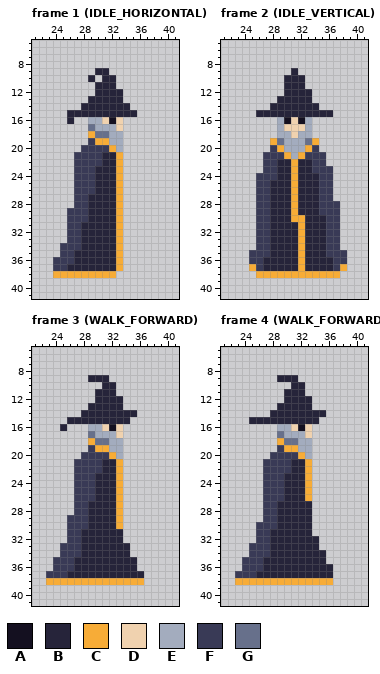
Two versions of one pixel-art file, Orbsmash/ContentSource/Characters/Wizard.aseprite. The picture above was drawn from the file before the commit.
64x48 pixels, 148 frames. Shown: frame 1 (IDLE_HORIZONTAL): x 21..41, y 5..41; frame 2 (IDLE_VERTICAL): x 21..41, y 5..41; frame 3 (WALK_FORWARD): x 21..41, y 5..41; frame 4 (WALK_FORWARD): x 21..41, y 5..41. The commit also changed other frames, which this record leaves out.
Visible layers, top first: "attack", "head", "robe".
Palette (. is transparent): A #141020  B #26243a  C #f7ac37  D #f0d2af  E #a3acbe  F #393a56  G #67708b
Pixels before, frame 1 (IDLE_HORIZONTAL), first column x 24:
 9 ......BB....
10 .....B.BB...
11 ......BBB...
12 ......BBBB..
13 .....BBBBB..
14 ....BBBBBBB.
15 ..BBBBBBBBBB
16 ..B..EEDAD..
17 .....GEEED..
18 .....CGGEE..
19 .....FCCEE..
20 ....FFFFCE..
21 ...FFFFBBC..
22 ...FFFFBBC..
23 ...FFFBBBC..
24 ...FFFBBBC..
25 ...FFFBBBC..
26 ...FFFBBBC..
27 ...FFBBBBC..
28 ...FFBBBBC..
29 ..FFFBBBBC..
30 ..FFFBBBBC..
31 ..FFBBBBBC..
32 ..FFBBBBBC..
33 ..FFBBBBBC..
34 .FFFBBBBBC..
35 .FFBBBBBBC..
36 FFFBBBBBBC..
37 FFBBBBBBBC..
38 CCCCCCCCC...
Pixels before, frame 2 (IDLE_VERTICAL), first column x 25:
 9 ......B.......
10 .....BBB......
11 .....BBB......
12 .....BBBB.....
13 ....BBBBB.....
14 ...BBBBBBB....
15 .BBBBBBBBBBB..
16 ....EADAE.....
17 ....EDDDE.....
18 ....EEDEE.....
19 ...CGEEEGC....
20 ...FCEEECF....
21 ..FFFCECFFF...
22 ..FFBBCBBFF...
23 ..FFBBCBBFFF..
24 .FFFBBCBBBFF..
25 .FFBBBCBBBFF..
26 .FFBBBCBBBFF..
27 .FFBBBCBBBFF..
28 .FFBBBCBBBFFF.
29 .FFBBBCBBBFFF.
30 .FFBBBCCBBBFF.
31 .FFBBBBCBBBFF.
32 .FFBBBBCBBBFF.
33 .FFBBBBCBBBFF.
34 .FFBBBBCBBBFF.
35 FFFBBBBCBBBFFF
36 FFBBBBBCBBBBFF
37 CFBBBBBCBBBBFC
38 .CCCCCCCCCCCC.
Pixels before, frame 3 (WALK_FORWARD), first column x 23:
 9 ......BBB.....
10 ........BB....
11 .......BBB....
12 .......BBBB...
13 ......BBBBB...
14 .....BBBBBBBB.
15 ...BBBBBBBBB..
16 ..B...EEDAD...
17 ......GEEED...
18 ......CGGEE...
19 ......FCCEE...
20 .....FFFFCE...
21 ....FFFFBBC...
22 ....FFFFBBC...
23 ....FFFBBBC...
24 ....FFFBBBC...
25 ....FFFBBBC...
26 ....FFFBBBC...
27 ....FFBBBBC...
28 ....FFBBBBC...
29 ...FFFBBBBC...
30 ...FFFBBBBC...
31 ...FFBBBBBB...
32 ...FFBBBBBB...
33 ..FFFBBBBBBB..
34 ..FFFBBBBBBB..
35 .FFFBBBBBBBBB.
36 .FFFBBBBBBBBB.
37 FFFBBBBBBBBBBB
38 CCCCCCCCCCCCCC
Pixels before, frame 4 (WALK_FORWARD), first column x 23:
 9 ......BBB.....
10 ........BB....
11 .......BBB....
12 .......BBBB...
13 ......BBBBB...
14 .....BBBBBBBB.
15 ..BBBBBBBBBB..
16 ......EEDAD...
17 ......GEEED...
18 ......CGGEE...
19 ......FCCEE...
20 .....FFFFCE...
21 ....FFFFBBC...
22 ....FFFFBBC...
23 ....FFFBBBC...
24 ....FFFBBBC...
25 ....FFFBBBC...
26 ....FFFBBBC...
27 ....FFBBBBB...
28 ....FFBBBBB...
29 ....FFBBBBB...
30 ...FFFBBBBB...
31 ...FFBBBBBB...
32 ...FFBBBBBBB..
33 ..FFFBBBBBBB..
34 ..FFFBBBBBBBB.
35 .FFFBBBBBBBBB.
36 .FFFBBBBBBBBBB
37 FFFBBBBBBBBBBB
38 CCCCCCCCCCCCCC
The result:
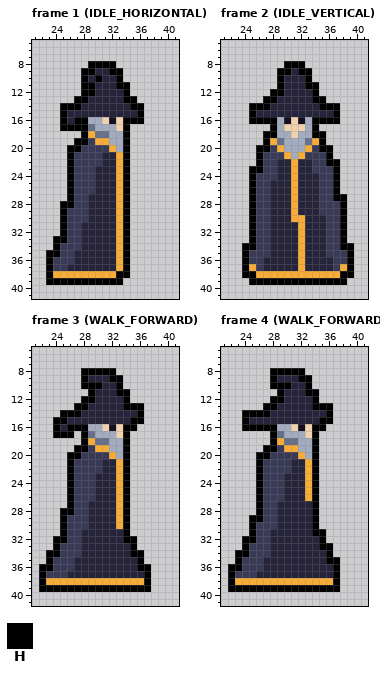
Colours new in this view: H #000000
Author's note on the commit: wizard heavy attack and other things
The exact change:
layer "outline" added
Changed rows in their new state; - is an unchanged pixel.
Frame 1 (IDLE_HORIZONTAL), layer "outline":
first column x 23:
 8 ------HHHH----
 9 -----HH--HH---
10 -----H-H--H---
11 -----HH---HH--
12 -----HH----H--
13 ----HH-----HH-
14 --HHH-------HH
15 --H----------H
16 --H-HH-----HHH
17 --HHHH-----H--
18 -----H-----H--
19 ----HH-----H--
20 ---HH------H--
21 ---H-------H--
22 ---H-------H--
23 ---H-------H--
24 ---H-------H--
25 ---H-------H--
26 ---H-------H--
27 ---H-------H--
28 --HH-------H--
29 --H--------H--
30 --H--------H--
31 --H--------H--
32 --H--------H--
33 -HH--------H--
34 -H---------H--
35 HH---------H--
36 H----------H--
37 H----------H--
38 H---------HH--
39 HHHHHHHHHHH---
Frame 2 (IDLE_VERTICAL), layer "outline":
first column x 24:
 8 ------HHH-------
 9 -----HH-HH------
10 -----H---H------
11 -----H---HH-----
12 ----HH----H-----
13 ---HH-----HH----
14 -HHH-------HHH--
15 -H-----------H--
16 -HHHH-----HHHH--
17 ----H-----H-----
18 ---HH-----HH----
19 ---H-------H----
20 --HH-------HH---
21 --H---------H---
22 --H---------HH--
23 -HH----------H--
24 -H-----------H--
25 -H-----------H--
26 -H-----------H--
27 -H-----------HH-
28 -H------------H-
29 -H------------H-
30 -H------------H-
31 -H------------H-
32 -H------------H-
33 -H------------H-
34 HH------------HH
35 H--------------H
36 H--------------H
37 H--------------H
38 HH------------HH
39 -HHHHHHHHHHHHHH-
Frame 3 (WALK_FORWARD), layer "outline":
first column x 22:
 8 ------HHHHH-----
 9 ------H---HH----
10 ------HHH--H----
11 -------H---HH---
12 ------HH----H---
13 -----HH-----HHH-
14 ---HHH--------H-
15 --HH---------HH-
16 --H-HHH-----HH--
17 --HHH-H-----H---
18 ------H-----H---
19 -----HH-----H---
20 ----HH------H---
21 ----H-------H---
22 ----H-------H---
23 ----H-------H---
24 ----H-------H---
25 ----H-------H---
26 ----H-------H---
27 ----H-------H---
28 ---HH-------H---
29 ---H--------H---
30 ---H--------H---
31 ---H--------H---
32 --HH--------HH--
33 --H----------H--
34 -HH----------HH-
35 -H------------H-
36 HH------------HH
37 H--------------H
38 H--------------H
39 HHHHHHHHHHHHHHHH
Frame 4 (WALK_FORWARD), layer "outline":
first column x 22:
 8 ------HHHHH-----
 9 ------H---HH----
10 ------HHH--H----
11 -------H---HH---
12 ------HH----H---
13 -----HH-----HHH-
14 --HHHH--------H-
15 --H----------HH-
16 --HHHHH-----HH--
17 ------H-----H---
18 ------H-----H---
19 -----HH-----H---
20 ----HH------H---
21 ----H-------H---
22 ----H-------H---
23 ----H-------H---
24 ----H-------H---
25 ----H-------H---
26 ----H-------H---
27 ----H-------H---
28 ----H-------H---
29 ---HH-------H---
30 ---H--------H---
31 ---H--------HH--
32 --HH---------H--
33 --H----------HH-
34 -HH-----------H-
35 -H------------HH
36 HH-------------H
37 H--------------H
38 H--------------H
39 HHHHHHHHHHHHHHHH
Pixel boxes of the changes (left, top, right, bottom) in both pictures:
added: (46, 61, 144, 285)
added: (242, 61, 354, 285)
added: (39, 368, 151, 592)
added: (228, 368, 340, 592)
